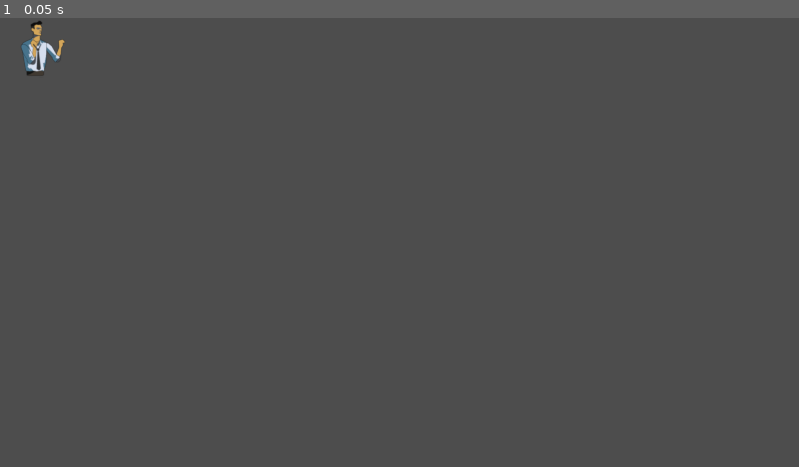
Above: before the commit, frame 1.
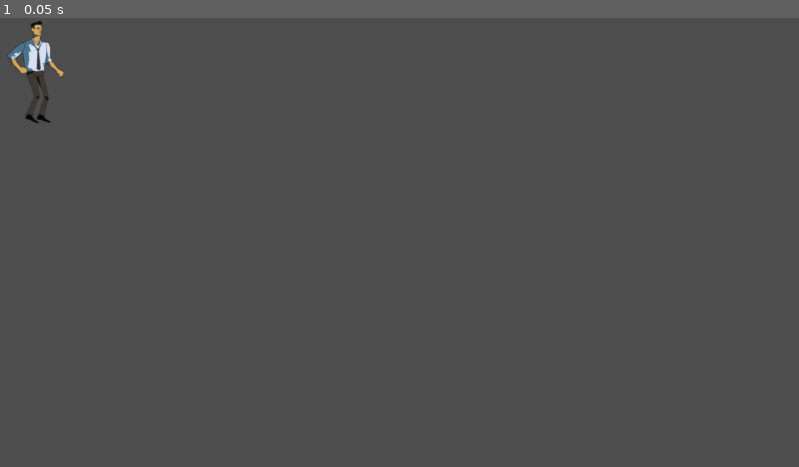
Above: after the commit, the same moment.

Repository: alien10086/sky_hill_godot
Game: Godot game, scene res://scenes/npc/player/palyer.tscn
Same seed, same stepped clock (60 frames per second), same inputs: the game is played once before the commit and once after it. The project has no main scene, so this scene is started directly.
Inputs:
- Up to frame 1 (0.05 s): no input

The runs differ from the first frame. In frame 1, 0.3% of the frame differs, in the area x 1-9%, y 4-24%.

Commit message:
refactor(player): 调整骨骼节点命名和标记位置

Diff:
--- a/scenes/npc/player/palyer.tscn
+++ b/scenes/npc/player/palyer.tscn
@@ -122,7 +122,7 @@
 [node name="Bone2D" type="Bone2D" parent="Skeleton2D/Bone2D/Bone2D3/rightArmTop/rightArmBottom"]
 position = Vector2(-1, 42)
 rotation = 0.57228565
-scale = Vector2(0.99999994, 0.99999994)
+scale = Vector2(0.9999999, 0.9999999)
 rest = Transform2D(0.84066534, 0.5415549, -0.5415549, 0.84066534, -1, 42)
 
 [node name="head" type="Bone2D" parent="Skeleton2D/Bone2D/Bone2D3"]
@@ -167,7 +167,7 @@
 skeleton = NodePath("../../../Skeleton2D")
 polygon = PackedVector2Array(89.356544, 179.37567, 89.110504, 189.34033, 90.586754, 198.56688, 90.46373, 207.54736, 90. …(279 unchanged characters)…
 uv = PackedVector2Array(89.356544, 179.37567, 89.110504, 189.34033, 90.586754, 198.56688, 90.46373, 207.54736, 90.95582 …(274 unchanged characters)…
-bones = ["Bone2D", PackedFloat32Array(0, 0, 0, 0, 0, 0, 0, 0, 0, 0, 0, 0, 0, 0, 0, 0, 0), "Bone2D/Bone2D", PackedFloat32Array(0, 0, 0, 0, 0, 0, 0, 0, 0, 0, 0, 0, 0, 0, 0, 0, 0), "Bone2D/Bone2D/Bone2D", PackedFloat32Array(0, 0, 0, 0, 0, 0, 0, 0, 0, 0, 0, 0, 0, 0, 0, 0, 0), "Bone2D/Bone2D/Bone2D/Bone2D", PackedFloat32Array(0, 0, 0, 0, 0, 0, 0, 0, 0, 0, 0, 0, 0, 0, 0, 0, 0), "Bone2D/Bone2D2", PackedFloat32Array(1, 1, 1, 1, 1, 1, 1, 1, 1, 1, 1, 1, 1, 1, 1, 1, 1), "Bone2D/Bone2D2/Bone2D", PackedFloat32Array(0, 0, 0, 0, 0, 0, 0, 0, 0, 0, 0, 0, 0, 0, 0, 0, 0), "Bone2D/Bone2D2/Bone2D/Bone2D", PackedFloat32Array(0, 0, 0, 0, …(898 unchanged characters)…
+bones = ["Bone2D", PackedFloat32Array(0, 0, 0, 0, 0, 0, 0, 0, 0, 0, 0, 0, 0, 0, 0, 0, 0), "Bone2D/rightLegTop", PackedFloat32Array(0, 0, 0, 0, 0, 0, 0, 0, 0, 0, 0, 0, 0, 0, 0, 0, 0), "Bone2D/rightLegTop/rightLegBottom", PackedFloat32Array(0, 0, 0, 0, 0, 0, 0, 0, 0, 0, 0, 0, 0, 0, 0, 0, 0), "Bone2D/rightLegTop/rightLegBottom/Bone2D", PackedFloat32Array(0, 0, 0, 0, 0, 0, 0, 0, 0, 0, 0, 0, 0, 0, 0, 0, 0), "Bone2D/leftLegTop", PackedFloat32Array(1, 1, 1, 1, 1, 1, 1, 1, 1, 1, 1, 1, 1, 1, 1, 1, 1), "Bone2D/leftLegTop/LeftLegBottom", PackedFloat32Array(0, 0, 0, 0, 0, 0, 0, 0, 0, 0, 0, 0, 0, 0, 0, 0, 0), "Bone2D/leftLegTop/LeftLegBottom/Bone2D", PackedFloat32Array(0, 0, 0, 0, …(898 unchanged characters)…
 
 [node name="leftLegBottom" type="Polygon2D" parent="Node2D/leftLegNode2D"]
 position = Vector2(-5, -50)
@@ -175,7 +175,7 @@
 skeleton = NodePath("../../../Skeleton2D")
 polygon = PackedVector2Array(91.79763, 241.96204, 90.198364, 264.22876, 89.460236, 286.0034, 89.33722, 299.41263, 95.11918, 302.98022, 110.127686, 294.4918, 113.08018, 287.72568, 107.913315, 283.17392, 106.56009, 252.04973, 107.54425, 243.68433, 107.17519, 239.62465, 91.182526, 240.4858)
 uv = PackedVector2Array(91.79763, 241.96204, 90.198364, 264.22876, 89.460236, 286.0034, 89.33722, 299.41263, 95.11918, 302.98022, 110.127686, 294.4918, 113.08018, 287.72568, 107.913315, 283.17392, 106.56009, 252.04973, 107.54425, 243.68433, 107.17519, 239.62465, 91.182526, 240.4858)
-bones = ["Bone2D", PackedFloat32Array(0, 0, 0, 0, 0, 0, 0, 0, 0, 0, 0, 0), "Bone2D/Bone2D", PackedFloat32Array(0, 0, 0, 0, 0, 0, 0, 0, 0, 0, 0, 0), "Bone2D/Bone2D/Bone2D", PackedFloat32Array(0, 0, 0, 0, 0, 0, 0, 0, 0, 0, 0, 0), "Bone2D/Bone2D/Bone2D/Bone2D", PackedFloat32Array(0, 0, 0, 0, 0, 0, 0, 0, 0, 0, 0, 0), "Bone2D/Bone2D2", PackedFloat32Array(0, 0, 0, 0, 0, 0, 0, 0, 0, 0, 0, 0), "Bone2D/Bone2D2/Bone2D", PackedFloat32Array(0.84000003, 0.84000003, 0.84000003, 0.84000003, 0.84000003, 0.84000003, 0.84000003, 0.84000003, 0.84000003, 0.84000003, 0.84000003, 0.84000003), "Bone2D/Bone2D2/Bone2D/Bone2D", PackedFloat32Array(0, 0, 0, 0, …(763 unchanged characters)…
+bones = ["Bone2D", PackedFloat32Array(0, 0, 0, 0, 0, 0, 0, 0, 0, 0, 0, 0), "Bone2D/rightLegTop", PackedFloat32Array(0, 0, 0, 0, 0, 0, 0, 0, 0, 0, 0, 0), "Bone2D/rightLegTop/rightLegBottom", PackedFloat32Array(0, 0, 0, 0, 0, 0, 0, 0, 0, 0, 0, 0), "Bone2D/rightLegTop/rightLegBottom/Bone2D", PackedFloat32Array(0, 0, 0, 0, 0, 0, 0, 0, 0, 0, 0, 0), "Bone2D/leftLegTop", PackedFloat32Array(0, 0, 0, 0, 0, 0, 0, 0, 0, 0, 0, 0), "Bone2D/leftLegTop/LeftLegBottom", PackedFloat32Array(1, 1, 1, 1, 1, 1, 1, 1, 1, 1, 1, 1), "Bone2D/leftLegTop/LeftLegBottom/Bone2D", PackedFloat32Array(0, 0, 0, 0, …(763 unchanged characters)…
 
 [node name="leftShoe" type="Polygon2D" parent="Node2D/leftLegNode2D"]
 position = Vector2(32, -67)
@@ -183,7 +183,7 @@
 skeleton = NodePath("../../../Skeleton2D")
 polygon = PackedVector2Array(53.485588, 301.23914, 50.50849, 309.8727, 48.87109, 317.01773, 57.504665, 319.25055, 64.9474, 319.99484, 76.70694, 319.99484, 87.424484, 320.7391, 92.03899, 316.27347, 90.848145, 311.2124, 83.256546, 308.2353, 74.77182, 306.89563, 68.66878, 302.13226)
 uv = PackedVector2Array(53.485588, 301.23914, 50.50849, 309.8727, 48.87109, 317.01773, 57.504665, 319.25055, 64.9474, 319.99484, 76.70694, 319.99484, 87.424484, 320.7391, 92.03899, 316.27347, 90.848145, 311.2124, 83.256546, 308.2353, 74.77182, 306.89563, 68.66878, 302.13226)
-bones = ["Bone2D", PackedFloat32Array(0, 0, 0, 0, 0, 0, 0, 0, 0, 0, 0, 0), "Bone2D/Bone2D", PackedFloat32Array(0, 0, 0, 0, 0, 0, 0, 0, 0, 0, 0, 0), "Bone2D/Bone2D/Bone2D", PackedFloat32Array(0, 0, 0, 0, 0, 0, 0, 0, 0, 0, 0, 0), "Bone2D/Bone2D/Bone2D/Bone2D", PackedFloat32Array(0, 0, 0, 0, 0, 0, 0, 0, 0, 0, 0, 0), "Bone2D/Bone2D2", PackedFloat32Array(0, 0, 0, 0, 0, 0, 0, 0, 0, 0, 0, 0), "Bone2D/Bone2D2/Bone2D", PackedFloat32Array(0, 0, 0, 0, 0, 0, 0, 0, 0, 0, 0, 0), "Bone2D/Bone2D2/Bone2D/Bone2D", PackedFloat32Array(1, 1, 1, 1, …(763 unchanged characters)…
+bones = ["Bone2D", PackedFloat32Array(0, 0, 0, 0, 0, 0, 0, 0, 0, 0, 0, 0), "Bone2D/rightLegTop", PackedFloat32Array(0, 0, 0, 0, 0, 0, 0, 0, 0, 0, 0, 0), "Bone2D/rightLegTop/rightLegBottom", PackedFloat32Array(0, 0, 0, 0, 0, 0, 0, 0, 0, 0, 0, 0), "Bone2D/rightLegTop/rightLegBottom/Bone2D", PackedFloat32Array(0, 0, 0, 0, 0, 0, 0, 0, 0, 0, 0, 0), "Bone2D/leftLegTop", PackedFloat32Array(0, 0, 0, 0, 0, 0, 0, 0, 0, 0, 0, 0), "Bone2D/leftLegTop/LeftLegBottom", PackedFloat32Array(0, 0, 0, 0, 0, 0, 0, 0, 0, 0, 0, 0), "Bone2D/leftLegTop/LeftLegBottom/Bone2D", PackedFloat32Array(1, 1, 1, 1, …(763 unchanged characters)…
 
 [node name="body" type="Polygon2D" parent="Node2D"]
 position = Vector2(-1, -35)
@@ -221,7 +221,7 @@
 skeleton = NodePath("../../../Skeleton2D")
 polygon = PackedVector2Array(10.201927, 139.85638, 8.984024, 144.59268, 8.307411, 152.30606, 7.495476, 159.07219, 6.683 …(405 unchanged characters)…
 uv = PackedVector2Array(10.201927, 139.85638, 8.984024, 144.59268, 8.307411, 152.30606, 7.495476, 159.07219, 6.6835403, …(400 unchanged characters)…
-bones = ["Bone2D", PackedFloat32Array(0, 0, 0, 0, 0, 0, 0, 0, 0, 0, 0, 0, 0, 0, 0, 0, 0, 0, 0, 0, 0, 0, 0), "Bone2D/Bone2D", PackedFloat32Array(0, 0, 0, 0, 0, 0, 0, 0, 0, 0, 0, 0, 0, 0, 0, 0, 0, 0, 0, 0, 0, 0, 0), "Bone2D/Bone2D/Bone2D", PackedFloat32Array(0, 0, 0, 0, 0, 0, 0, 0, 0, 0, 0, 0, 0, 0, 0, 0, 0, 0, 0, 0, 0, 0, 0), "Bone2D/Bone2D/Bone2D/Bone2D", PackedFloat32Array(0, 0, 0, 0, 0, 0, 0, 0, 0, 0, 0, 0, 0, 0, 0, 0, 0, 0, 0, 0, 0, 0, 0), "Bone2D/Bone2D2", PackedFloat32Array(0, 0, 0, 0, 0, 0, 0, 0, 0, 0, 0, 0, 0, 0, 0, 0, 0, 0, 0, 0, 0, 0, 0), "Bone2D/Bone2D2/Bone2D", PackedFloat32Array(0, 0, 0, 0, 0, 0, 0, 0, 0, 0, 0, 0, 0, 0, 0, 0, 0, 0, 0, 0, 0, 0, 0), "Bone2D/Bone2D2/Bone2D/Bone2D", PackedFloat32Array(0, 0, 0, 0, …(1159 unchanged characters)…
+bones = ["Bone2D", PackedFloat32Array(0, 0, 0, 0, 0, 0, 0, 0, 0, 0, 0, 0, 0, 0, 0, 0, 0, 0, 0, 0, 0, 0, 0), "Bone2D/rightLegTop", PackedFloat32Array(0, 0, 0, 0, 0, 0, 0, 0, 0, 0, 0, 0, 0, 0, 0, 0, 0, 0, 0, 0, 0, 0, 0), "Bone2D/rightLegTop/rightLegBottom", PackedFloat32Array(0, 0, 0, 0, 0, 0, 0, 0, 0, 0, 0, 0, 0, 0, 0, 0, 0, 0, 0, 0, 0, 0, 0), "Bone2D/rightLegTop/rightLegBottom/Bone2D", PackedFloat32Array(0, 0, 0, 0, 0, 0, 0, 0, 0, 0, 0, 0, 0, 0, 0, 0, 0, 0, 0, 0, 0, 0, 0), "Bone2D/leftLegTop", PackedFloat32Array(0, 0, 0, 0, 0, 0, 0, 0, 0, 0, 0, 0, 0, 0, 0, 0, 0, 0, 0, 0, 0, 0, 0), "Bone2D/leftLegTop/LeftLegBottom", PackedFloat32Array(0, 0, 0, 0, 0, 0, 0, 0, 0, 0, 0, 0, 0, 0, 0, 0, 0, 0, 0, 0, 0, 0, 0), "Bone2D/leftLegTop/LeftLegBottom/Bone2D", PackedFloat32Array(0, 0, 0, 0, …(1159 unchanged characters)…
 
 [node name="rightArmTop" type="Polygon2D" parent="Node2D/rightArmNode2D"]
 position = Vector2(36, -23)
@@ -241,14 +241,14 @@
 skeleton = NodePath("../../../Skeleton2D")
 polygon = PackedVector2Array(60.473103, 239.19101, 59.13106, 246.79591, 57.22983, 257.86774, 55.887794, 271.06448, 55.1 …(262 unchanged characters)…
 uv = PackedVector2Array(60.473103, 239.19101, 59.13106, 246.79591, 57.22983, 257.86774, 55.887794, 271.06448, 55.104935 …(257 unchanged characters)…
-bones = ["Bone2D", PackedFloat32Array(0, 0, 0, 0, 0, 0, 0, 0, 0, 0, 0, 0, 0, 0, 0, 0, 0), "Bone2D/Bone2D", PackedFloat32Array(0, 0, 0, 0, 0, 0, 0, 0, 0, 0, 0, 0, 0, 0, 0, 0, 0), "Bone2D/Bone2D/Bone2D", PackedFloat32Array(1, 1, 1, 1, 1, 1, 1, 1, 1, 1, 1, 1, 1, 1, 1, 1, 1), "Bone2D/Bone2D/Bone2D/Bone2D", PackedFloat32Array(0, 0, 0, 0, 0, 0, 0, 0, 0, 0, 0, 0, 0, 0, 0, 0, 0), "Bone2D/Bone2D2", PackedFloat32Array(0, 0, 0, 0, 0, 0, 0, 0, 0, 0, 0, 0, 0, 0, 0, 0, 0), "Bone2D/Bone2D2/Bone2D", PackedFloat32Array(0, 0, 0, 0, 0, 0, 0, 0, 0, 0, 0, 0, 0, 0, 0, 0, 0), "Bone2D/Bone2D2/Bone2D/Bone2D", PackedFloat32Array(0, 0, 0, 0, …(898 unchanged characters)…
+bones = ["Bone2D", PackedFloat32Array(0, 0, 0, 0, 0, 0, 0, 0, 0, 0, 0, 0, 0, 0, 0, 0, 0), "Bone2D/rightLegTop", PackedFloat32Array(0, 0, 0, 0, 0, 0, 0, 0, 0, 0, 0, 0, 0, 0, 0, 0, 0), "Bone2D/rightLegTop/rightLegBottom", PackedFloat32Array(1, 1, 1, 1, 1, 1, 1, 1, 1, 1, 1, 1, 1, 1, 1, 1, 1), "Bone2D/rightLegTop/rightLegBottom/Bone2D", PackedFloat32Array(0, 0, 0, 0, 0, 0, 0, 0, 0, 0, 0, 0, 0, 0, 0, 0, 0), "Bone2D/leftLegTop", PackedFloat32Array(0, 0, 0, 0, 0, 0, 0, 0, 0, 0, 0, 0, 0, 0, 0, 0, 0), "Bone2D/leftLegTop/LeftLegBottom", PackedFloat32Array(0, 0, 0, 0, 0, 0, 0, 0, 0, 0, 0, 0, 0, 0, 0, 0, 0), "Bone2D/leftLegTop/LeftLegBottom/Bone2D", PackedFloat32Array(0, 0, 0, 0, …(898 unchanged characters)…
 
 [node name="rightLegTop" type="Polygon2D" parent="Node2D/rightLegNode2D"]
 texture = ExtResource("1_msdsj")
 skeleton = NodePath("../../../Skeleton2D")
 polygon = PackedVector2Array(61.62073, 178.66574, 61.315723, 187.20601, 60.705704, 196.86464, 60.197353, 205.70992, 59. …(233 unchanged characters)…
 uv = PackedVector2Array(61.62073, 178.66574, 61.315723, 187.20601, 60.705704, 196.86464, 60.197353, 205.70992, 59.99401 …(228 unchanged characters)…
-bones = ["Bone2D", PackedFloat32Array(0, 0, 0, 0, 0, 0, 0, 0, 0, 0, 0, 0, 0, 0, 0), "Bone2D/Bone2D", PackedFloat32Array(0.84000003, 0.84000003, 0.84000003, 0.84000003, 0.84000003, 0.84000003, 0.84000003, 0.84000003, 0.84000003, 0.84000003, 0.84000003, 0.84000003, 0.84000003, 0.84000003, 0.84000003), "Bone2D/Bone2D/Bone2D", PackedFloat32Array(0, 0, 0, 0, 0, 0, 0, 0, 0, 0, 0, 0, 0, 0, 0), "Bone2D/Bone2D/Bone2D/Bone2D", PackedFloat32Array(0, 0, 0, 0, 0, 0, 0, 0, 0, 0, 0, 0, 0, 0, 0), "Bone2D/Bone2D2", PackedFloat32Array(0, 0, 0, 0, 0, 0, 0, 0, 0, 0, 0, 0, 0, 0, 0), "Bone2D/Bone2D2/Bone2D", PackedFloat32Array(0, 0, 0, 0, 0, 0, 0, 0, 0, 0, 0, 0, 0, 0, 0), "Bone2D/Bone2D2/Bone2D/Bone2D", PackedFloat32Array(0, 0, 0, 0, …(844 unchanged characters)…
+bones = ["Bone2D", PackedFloat32Array(0, 0, 0, 0, 0, 0, 0, 0, 0, 0, 0, 0, 0, 0, 0), "Bone2D/rightLegTop", PackedFloat32Array(1, 1, 1, 1, 1, 1, 1, 1, 1, 1, 1, 1, 1, 1, 1), "Bone2D/rightLegTop/rightLegBottom", PackedFloat32Array(0, 0, 0, 0, 0, 0, 0, 0, 0, 0, 0, 0, 0, 0, 0), "Bone2D/rightLegTop/rightLegBottom/Bone2D", PackedFloat32Array(0, 0, 0, 0, 0, 0, 0, 0, 0, 0, 0, 0, 0, 0, 0), "Bone2D/leftLegTop", PackedFloat32Array(0, 0, 0, 0, 0, 0, 0, 0, 0, 0, 0, 0, 0, 0, 0), "Bone2D/leftLegTop/LeftLegBottom", PackedFloat32Array(0, 0, 0, 0, 0, 0, 0, 0, 0, 0, 0, 0, 0, 0, 0), "Bone2D/leftLegTop/LeftLegBottom/Bone2D", PackedFloat32Array(0, 0, 0, 0, …(844 unchanged characters)…
 
 [node name="rightShoe" type="Polygon2D" parent="Node2D/rightLegNode2D"]
 position = Vector2(13, -22)
@@ -257,7 +257,7 @@
 skeleton = NodePath("../../../Skeleton2D")
 polygon = PackedVector2Array(53.485588, 301.23914, 50.50849, 309.8727, 48.87109, 317.01773, 57.504665, 319.25055, 64.9474, 319.99484, 76.70694, 319.99484, 87.424484, 320.7391, 92.03899, 316.27347, 90.848145, 311.2124, 83.256546, 308.2353, 74.77182, 306.89563, 68.66878, 302.13226)
 uv = PackedVector2Array(53.485588, 301.23914, 50.50849, 309.8727, 48.87109, 317.01773, 57.504665, 319.25055, 64.9474, 319.99484, 76.70694, 319.99484, 87.424484, 320.7391, 92.03899, 316.27347, 90.848145, 311.2124, 83.256546, 308.2353, 74.77182, 306.89563, 68.66878, 302.13226)
-bones = ["Bone2D", PackedFloat32Array(0, 0, 0, 0, 0, 0, 0, 0, 0, 0, 0, 0), "Bone2D/Bone2D", PackedFloat32Array(0, 0, 0, 0, 0, 0, 0, 0, 0, 0, 0, 0), "Bone2D/Bone2D/Bone2D", PackedFloat32Array(0, 0, 0, 0, 0, 0, 0, 0, 0, 0, 0, 0), "Bone2D/Bone2D/Bone2D/Bone2D", PackedFloat32Array(0.84000003, 0.84000003, 0.84000003, 0.84000003, 0.84000003, 0.84000003, 0.84000003, 0.84000003, 0.84000003, 0.84000003, 0.84000003, 0.84000003), "Bone2D/Bone2D2", PackedFloat32Array(0, 0, 0, 0, 0, 0, 0, 0, 0, 0, 0, 0), "Bone2D/Bone2D2/Bone2D", PackedFloat32Array(0, 0, 0, 0, 0, 0, 0, 0, 0, 0, 0, 0), "Bone2D/Bone2D2/Bone2D/Bone2D", PackedFloat32Array(0, 0, 0, 0, …(763 unchanged characters)…
+bones = ["Bone2D", PackedFloat32Array(0, 0, 0, 0, 0, 0, 0, 0, 0, 0, 0, 0), "Bone2D/rightLegTop", PackedFloat32Array(0, 0, 0, 0, 0, 0, 0, 0, 0, 0, 0, 0), "Bone2D/rightLegTop/rightLegBottom", PackedFloat32Array(0, 0, 0, 0, 0, 0, 0, 0, 0, 0, 0, 0), "Bone2D/rightLegTop/rightLegBottom/Bone2D", PackedFloat32Array(1, 1, 1, 1, 1, 1, 1, 1, 1, 1, 1, 1), "Bone2D/leftLegTop", PackedFloat32Array(0, 0, 0, 0, 0, 0, 0, 0, 0, 0, 0, 0), "Bone2D/leftLegTop/LeftLegBottom", PackedFloat32Array(0, 0, 0, 0, 0, 0, 0, 0, 0, 0, 0, 0), "Bone2D/leftLegTop/LeftLegBottom/Bone2D", PackedFloat32Array(0, 0, 0, 0, …(763 unchanged characters)…
 
 [node name="Tie" type="Polygon2D" parent="Node2D"]
 position = Vector2(-56, -143)
@@ -274,16 +274,16 @@
 [node name="tagets" type="Node2D" parent="."]
 
 [node name="leftArmMarker2D" type="Marker2D" parent="tagets"]
-position = Vector2(147, 58)
+position = Vector2(147, 133)
 
 [node name="rightArmMarker2D" type="Marker2D" parent="tagets"]
-position = Vector2(83, 61)
+position = Vector2(56, 128)
 
 [node name="leftLegMarker2D" type="Marker2D" parent="tagets"]
-position = Vector2(120, 142)
+position = Vector2(98, 243)
 
 [node name="rightLegMarker2D" type="Marker2D" parent="tagets"]
-position = Vector2(104, 147)
+position = Vector2(68, 239)
 
 [node name="headMarker2D" type="Marker2D" parent="tagets"]
-position = Vector2(93, -71)
+position = Vector2(94, -73)
